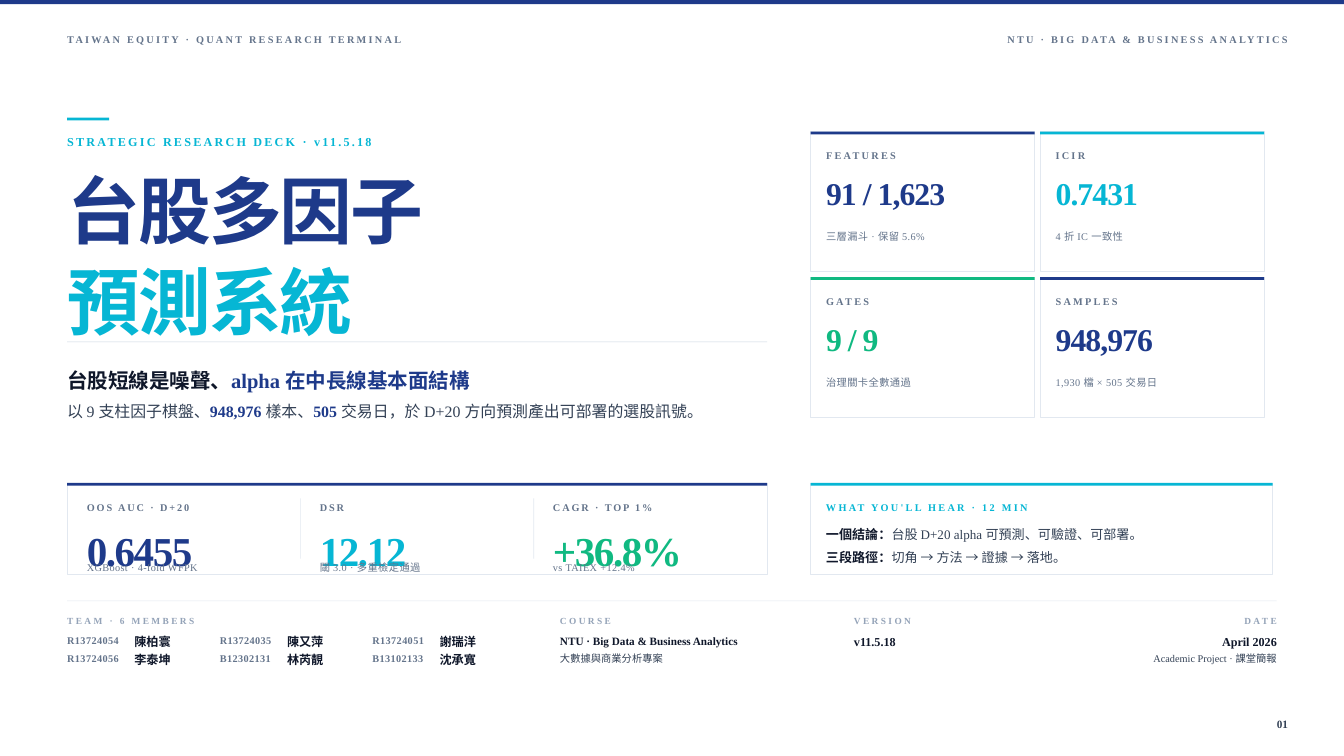
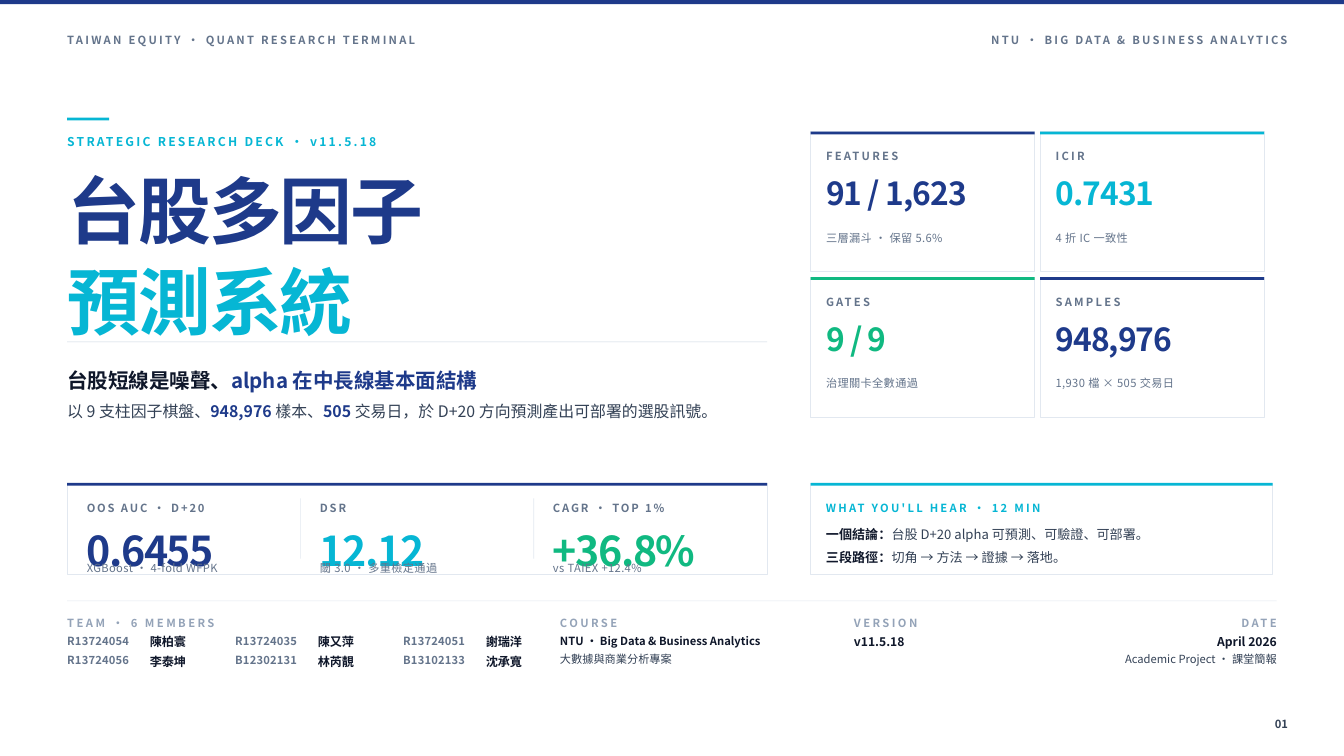
Before and after one commit to andychen050229-cell/taiwan-stock-multifactor, a slide deck: slide 1 of 簡報設計/deck_full.pptx. Drawn at 1344x756 pixels with LibreOffice and Linux fonts; fonts in the diff are those of the drawing. Boxes give left, top, right and bottom in pixels: in the first picture for what was removed or moved away, otherwise in the second. Text is boxed around its words. In the diff, an @@ line names an element or a change of style, - is before the commit and + after.

```diff
--- a/簡報設計/deck_full.pptx
+++ b/簡報設計/deck_full.pptx
@@ size 10 to 12 pt, font Times New Roman to Noto Sans CJK TC in 4 elements at (67, 619, 214, 627), (560, 618, 617, 627), (854, 619, 917, 627), (1036, 613, 1277, 626) @@
@@ text "陳柏寰": place and size @@
-text "陳柏寰" at (134, 633, 170, 650)
+text "陳柏寰" at (150, 633, 186, 650)
@@ text "李泰坤": place and size @@
-text "李泰坤" at (134, 653, 170, 665)
+text "李泰坤" at (150, 655, 186, 667)
@@ text "R13724035": place and size @@
-text "R13724035" at (220, 637, 272, 644)
+text "R13724035" at (235, 636, 297, 645)
@@ text "B12302131": place and size @@
-text "B12302131" at (220, 655, 271, 662)
+text "B12302131" at (235, 655, 297, 664)
@@ text "陳又萍": place and size @@
-text "陳又萍" at (287, 635, 323, 647)
+text "陳又萍" at (318, 635, 354, 647)
@@ text "林芮靚": place and size @@
-text "林芮靚" at (287, 653, 323, 665)
+text "林芮靚" at (318, 655, 354, 667)
@@ size 11 to 12 pt, font Times New Roman to Noto Sans CJK TC, letter spacing 0.4 to 0.2 pt in 6 elements at (67, 636, 129, 645), (67, 655, 129, 664), (235, 636, 297, 645), (235, 655, 297, 664), (403, 636, 465, 645), (403, 655, 465, 664) @@
@@ text "R13724051": place and size @@
-text "R13724051" at (372, 637, 424, 644)
+text "R13724051" at (403, 636, 465, 645)
@@ text "B13102133": place and size @@
-text "B13102133" at (372, 655, 423, 662)
+text "B13102133" at (403, 655, 465, 664)
@@ font Times New Roman to Noto Sans CJK TC in 20 elements at (344, 137, 351, 146), (67, 370, 717, 420), (87, 535, 214, 572), (320, 535, 424, 573), (553, 535, 695, 572), (826, 181, 966, 212), (1056, 181, 1155, 206), (826, 327, 887, 352), (1056, 327, 1173, 358), (826, 528, 1149, 563), (560, 636, 760, 648), (854, 637, 905, 646), (1217, 636, 1277, 649), (1275, 719, 1288, 728), (150, 633, 186, 650), (150, 655, 186, 667), (318, 635, 354, 647), (318, 655, 354, 667), (486, 633, 522, 650), (486, 655, 522, 667) @@
@@ text "謝瑞洋": place and size @@
-text "謝瑞洋" at (440, 633, 476, 650)
+text "謝瑞洋" at (486, 633, 522, 650)
@@ text "沈承寬": place and size @@
-text "沈承寬" at (440, 653, 476, 665)
+text "沈承寬" at (486, 655, 522, 667)
@@ size 11 to 12 pt, font Times New Roman to Noto Sans CJK TC in 19 elements at (206, 35, 415, 46), (826, 31, 1288, 46), (87, 503, 204, 512), (87, 560, 217, 572), (320, 503, 346, 512), (320, 560, 437, 575), (553, 503, 664, 512), (553, 560, 642, 572), (826, 147, 1019, 160), (826, 233, 943, 243), (1056, 151, 1085, 160), (1056, 232, 1128, 243), (826, 292, 1019, 305), (826, 377, 918, 388), (1056, 297, 1121, 306), (1056, 378, 1174, 389), (826, 499, 1260, 511), (560, 653, 672, 664), (1125, 653, 1277, 666) @@
```
Also in this commit, not shown: 40 other slides changed, 44 other files.
